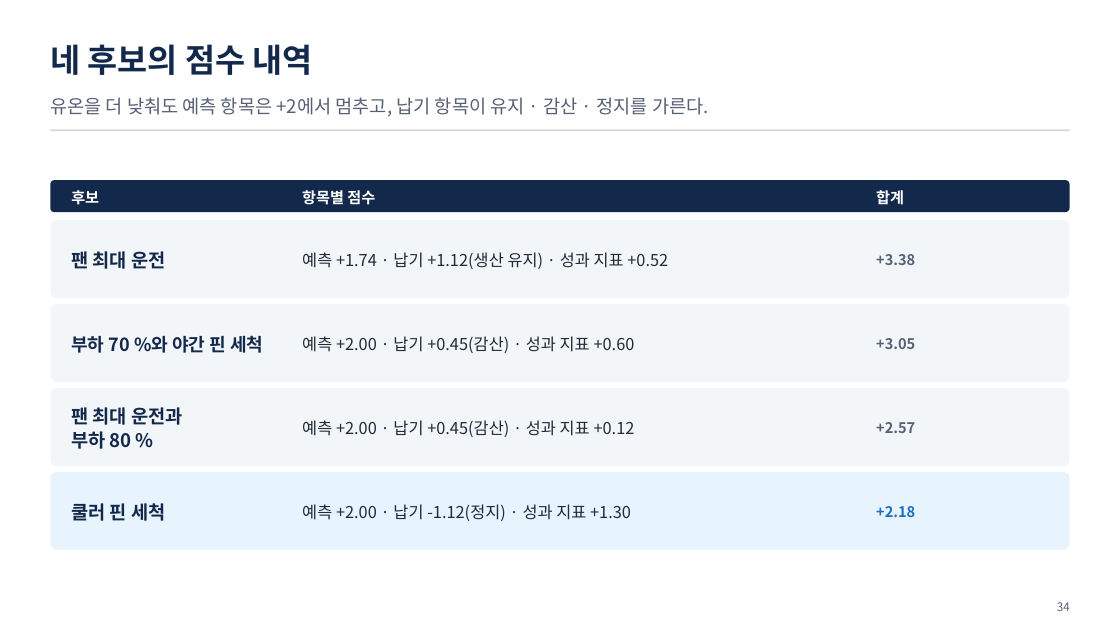
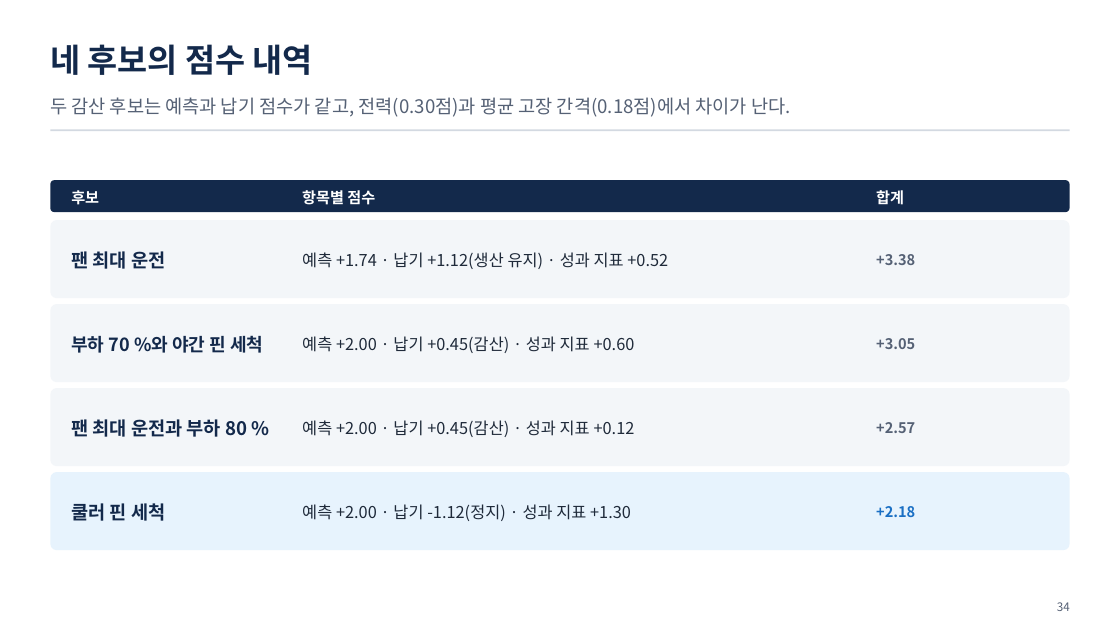
Before and after one commit to uengine-oss/hyd-iot-edu, a slide deck: slide 34 of workspace/강의제작/산출물/통합반/이론_오프라인/03회차/통합반_오프라인_03회차.pptx. Drawn at 1120x630 pixels with LibreOffice and Linux fonts; fonts in the diff are those of the drawing. Boxes give left, top, right and bottom in pixels: in the first picture for what was removed or moved away, otherwise in the second. Text is boxed around its words. In the diff, an @@ line names an element or a change of style, - is before the commit and + after.

```diff
--- a/workspace/강의제작/산출물/통합반/이론_오프라인/03회차/통합반_오프라인_03회차.pptx
+++ b/workspace/강의제작/산출물/통합반/이론_오프라인/03회차/통합반_오프라인_03회차.pptx
@@ text at (50, 97, 791, 117): text changed @@
-유온을 더 낮춰도 예측 항목은 +2에서 멈추고, 납기 항목이 유지 · 감산 · 정지를 가른다.
+두 감산 후보는 예측과 납기 점수가 같고, 전력(0.30점)과 평균 고장 간격(0.18점)에서 차이가 난다.
@@ text "팬 최대 운전과 부하 80 ..." rewrapped from (71, 407, 182, 449) to (71, 419, 247, 437) @@
```
Also in this commit, not shown: 13 other slides changed, 1 slide added, 9 other files.
